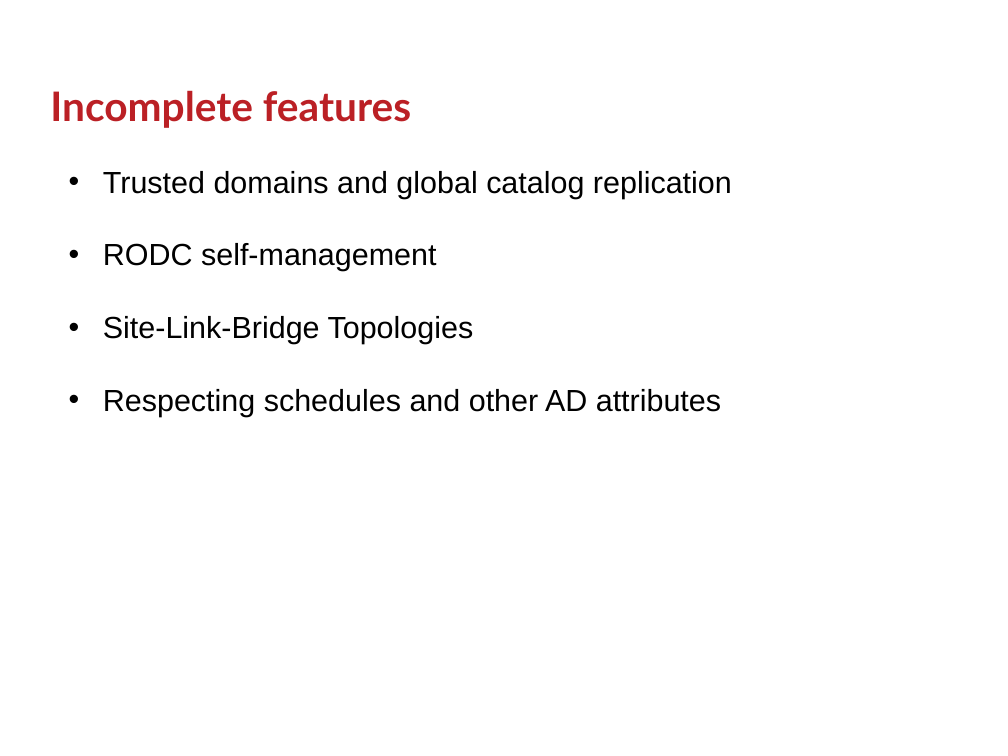
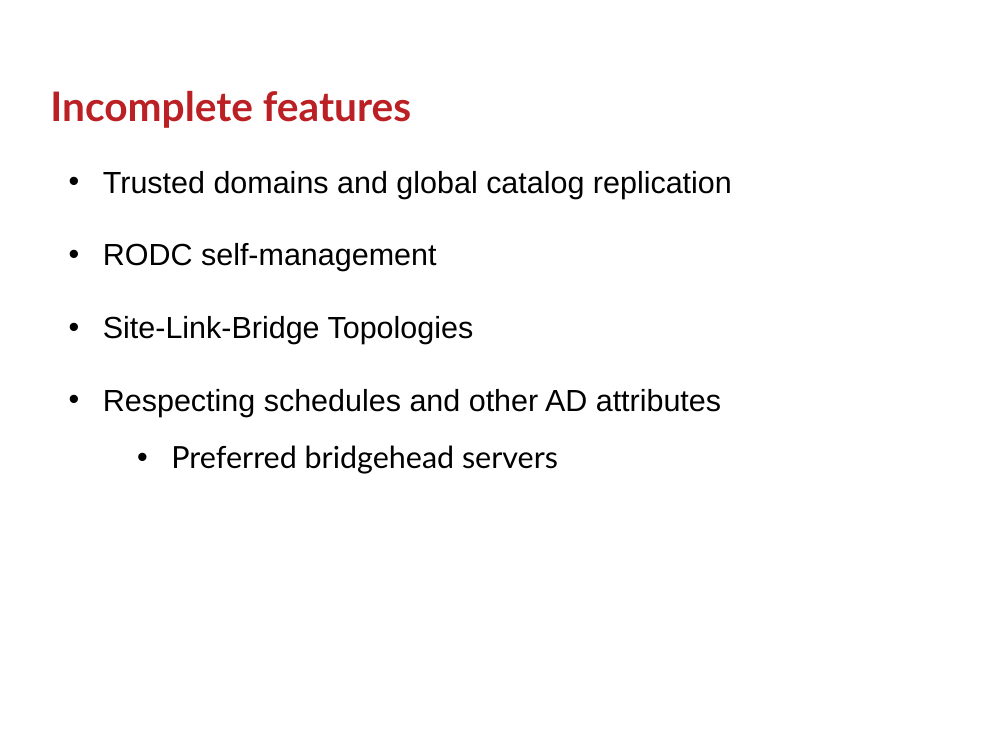
Before and after one commit to GSam/Slides, a slide deck: slide 33 of Samba KCC.pptx (slide 30 before the commit). Drawn at 1008x756 pixels with LibreOffice and Linux fonts; fonts in the diff are those of the drawing; background and template pictures are left out. Boxes give left, top, right and bottom in pixels: in the first picture for what was removed or moved away, otherwise in the second. Text is boxed around its words. In the diff, an @@ line names an element or a change of style, - is before the commit and + after.

```diff
--- a/Samba KCC.pptx
+++ b/Samba KCC.pptx
@@ text at (171,445,558,474): paragraph added @@
+  • Preferred bridgehead servers
```
Also in this commit, not shown: 4 other slides changed, 4 slides added, 2 slides removed, 1 other file.
